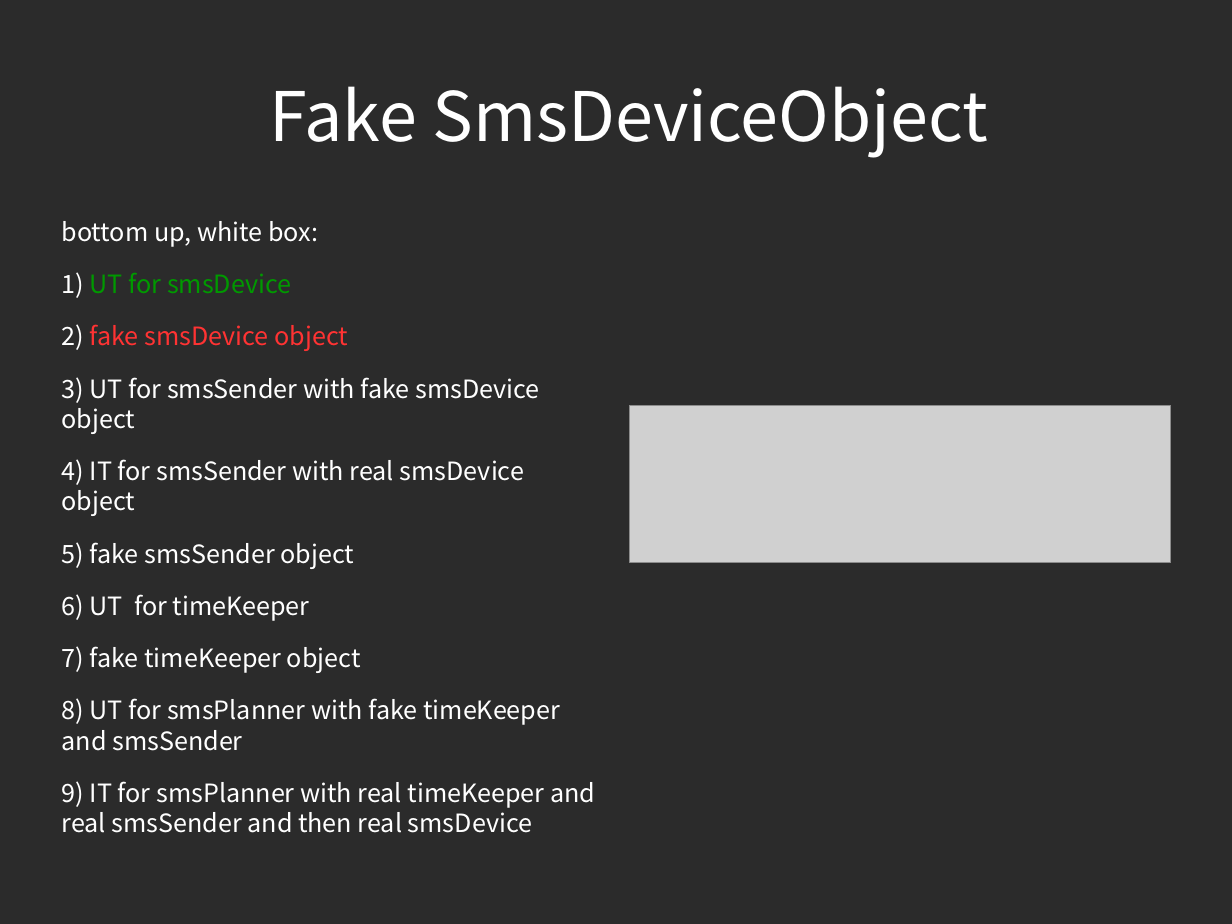
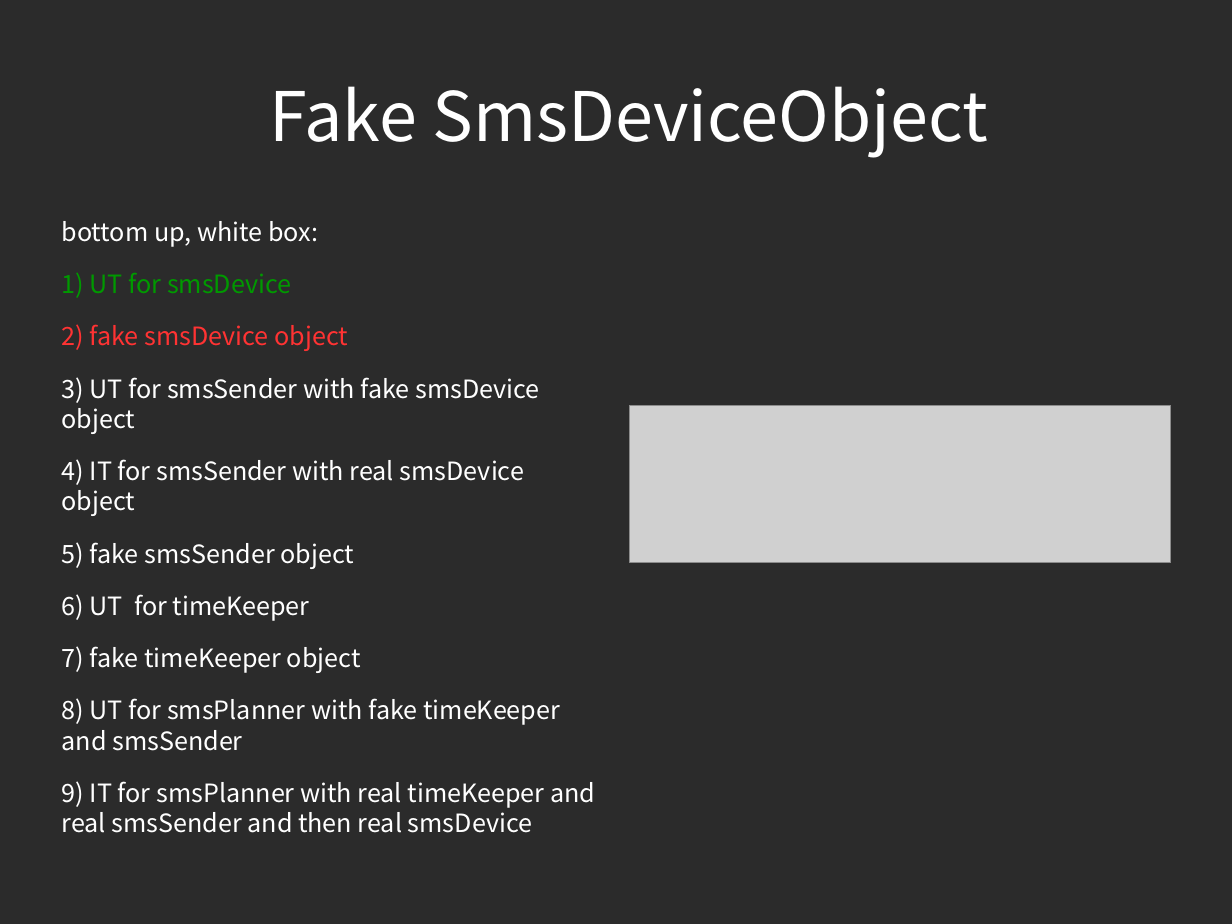
Before and after one commit to piotrek24061988/AutomaticTesting, a slide deck: slide 37 of module1/doc/AutomatedTesting.odp. Drawn at 1232x924 pixels with LibreOffice and Linux fonts; fonts in the diff are those of the drawing; grey boxes stand for pictures; background and template pictures are left out; a plain dark background stands for a picture behind light text. Boxes give left, top, right and bottom in pixels: in the first picture for what was removed or moved away, otherwise in the second. Text is boxed around its words. In the diff, an @@ line names an element or a change of style, - is before the commit and + after.

```diff
--- a/module1/doc/AutomatedTesting.odp
+++ b/module1/doc/AutomatedTesting.odp
@@ text at (x1=62, y1=273, x2=348, y2=351): text colour #FFFFFF to #009900 in "1)"; text colour #FFFFFF to #FF3333 in "2)" @@
```
Also in this commit, not shown: 1 other slide changed, 8 slides added.
